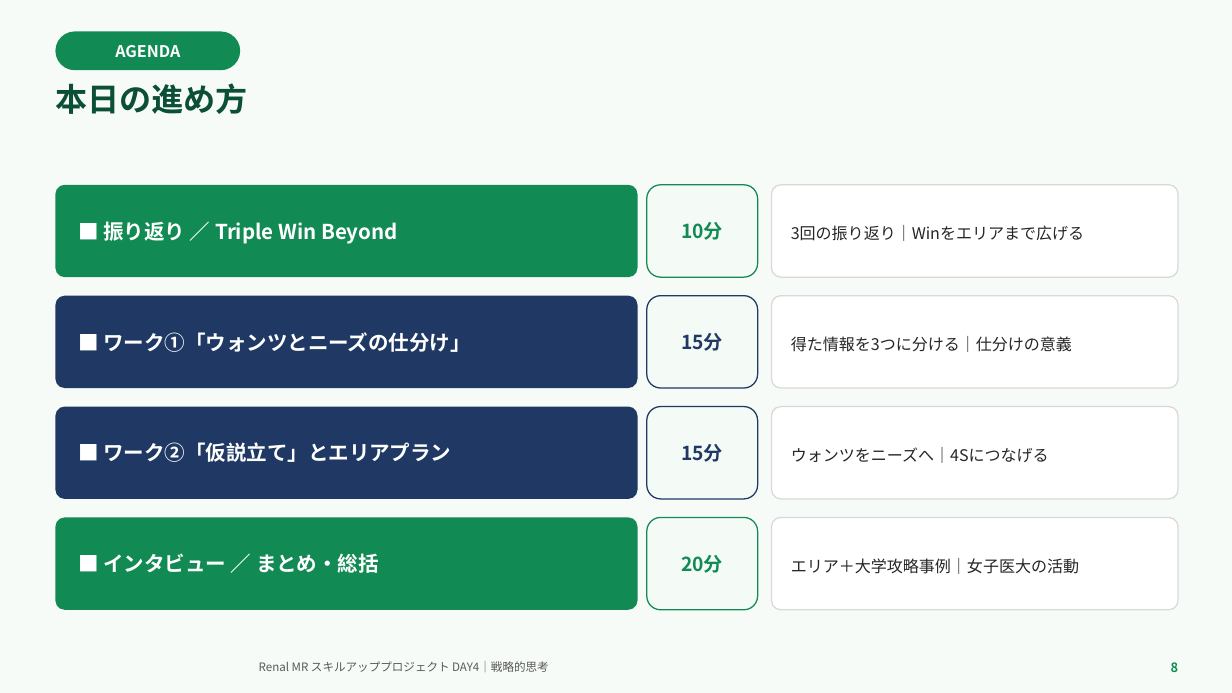
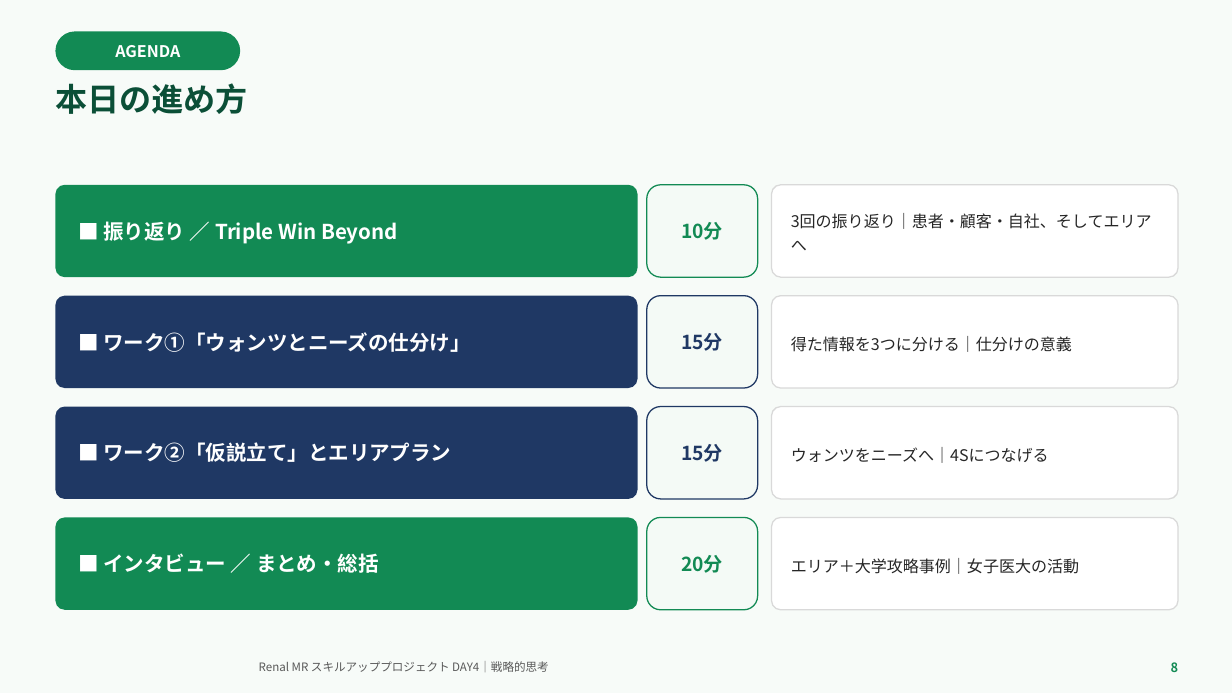
Before and after one commit to TAKUYA-1187/Claude, a slide deck: slide 8 of novartis_training/DAY4_ちょっと分かるだけで世界が変わる.pptx. Drawn at 1232x693 pixels with LibreOffice and Linux fonts; fonts in the diff are those of the drawing; background and template pictures are left out. Boxes give left, top, right and bottom in pixels: in the first picture for what was removed or moved away, otherwise in the second. Text is boxed around its words. In the diff, an @@ line names an element or a change of style, - is before the commit and + after.

```diff
--- a/novartis_training/DAY4_ちょっと分かるだけで世界が変わる.pptx
+++ b/novartis_training/DAY4_ちょっと分かるだけで世界が変わる.pptx
@@ text in rounded rectangle at box(791, 213, 1152, 250): text changed @@
-3回の振り返り｜Winをエリアまで広げる
+3回の振り返り｜患者・顧客・自社、そしてエリアへ
```
Also in this commit, not shown: 15 other slides changed, 6 slides added, 4 slides removed, 2 other files.
